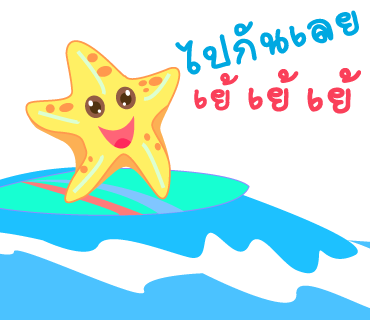
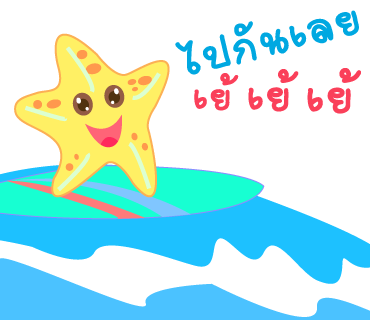
Layer changes from the first w=370, h=320 image to the second:
painted on "Vector Smart Object" over [0, 33, 370, 317]
